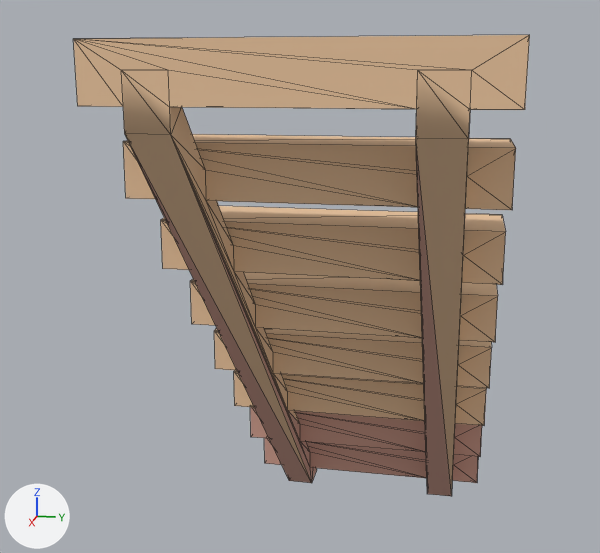
A saved change to the glTF model example_game/world/props/stairs-wood.prop/model.glb.
Both versions are drawn from a 50 mm camera at (2.84, 0.39, 1.91) aimed at (-0.02, -0.18, 1.19). Arrows for +X, +Y and +Z are at lower left; the lights stay in place. The older version comes first. Mesh edges are drawn as thin lines. Vertices at exactly the same position are counted once.

Names of what the first picture shows: 'model'.
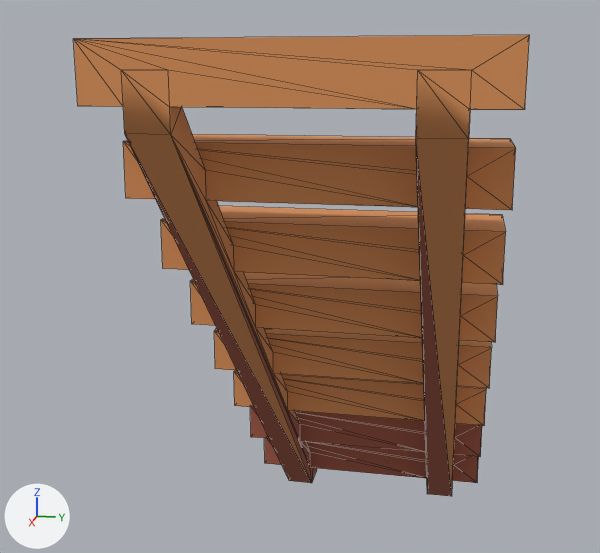
The change, as a diff of the scene's bpy script:
```diff
--- a/example_game/world/props/stairs-wood.prop/model.glb.py
+++ b/example_game/world/props/stairs-wood.prop/model.glb.py
@@ me_model @@
 me_model.from_pydata(...)  # 204 vertices, 430 faces; spans x -1.02..1.02, y -0.5..0.5, z -0.02..1.98
 # used by ob_model
+# me_model part 1: 314 faces centred in x -0.52..1.02, y -0.5..0.5, z 0.52..1.98 are repainted in the vertex colours; the middle colour goes from beige #edc7a0 to orange #d9915a
+# me_model part 2: 116 faces centred in x -1.02..-0.06, y -0.5..0.5, z -0.02..0.73 are repainted in the vertex colours; the middle colour goes from beige #d0a090 to brown #a05a47
 me_model.materials.append(mat_style)
```

Changed parts and their boxes (x1, y1, x2, y2) in the pictures (600 x 553 px):
part 1 of me_model, recoloured (beige to orange)
    both: (73, 35, 530, 496)
part 2 of me_model, recoloured
    both: (127, 139, 482, 496)
